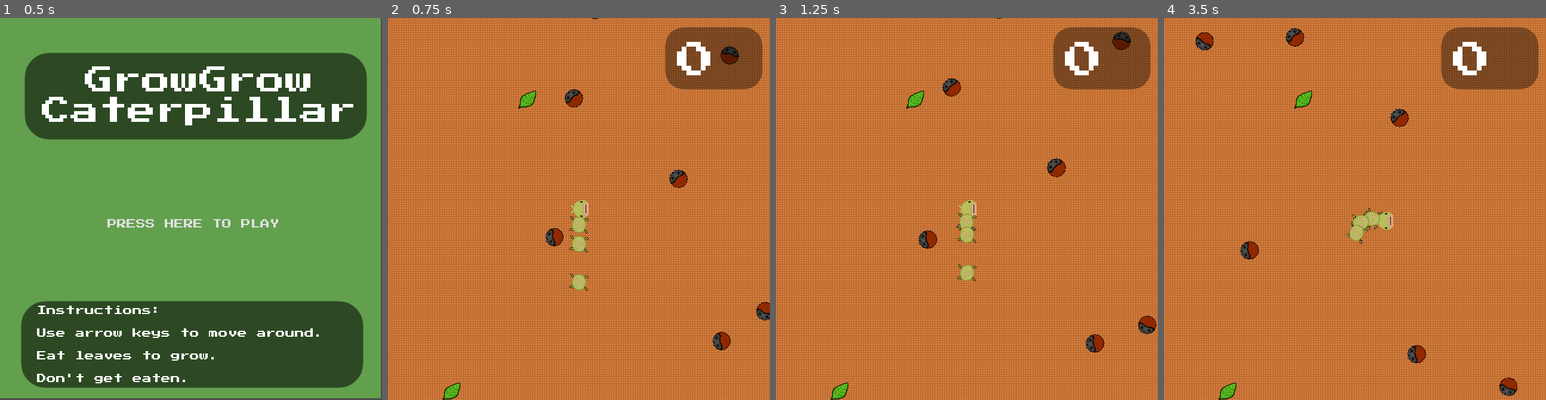
Above: before the commit, frames 1-4 (left to right).
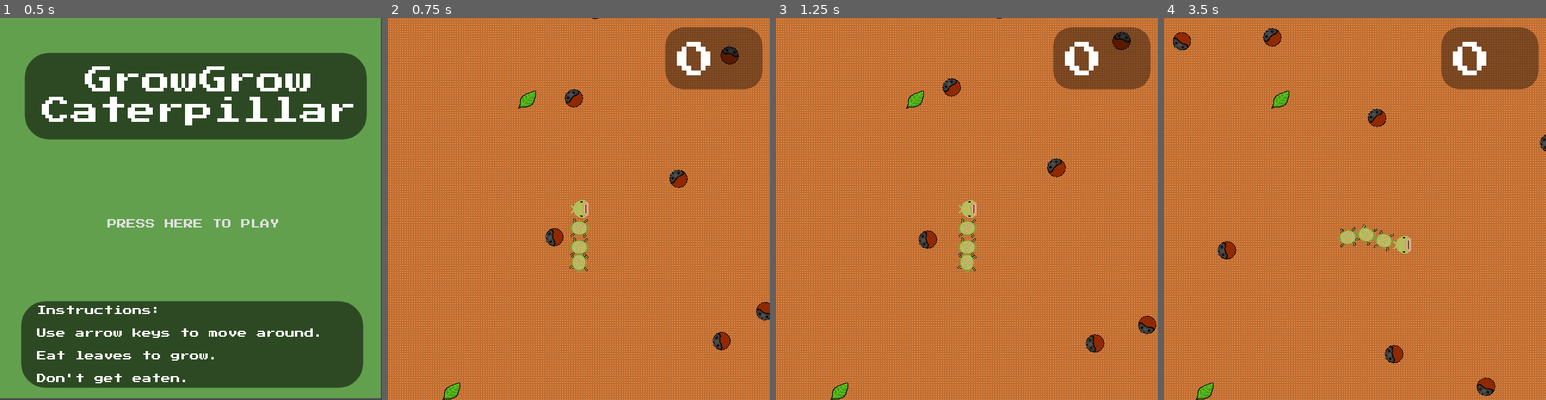
Above: after the commit, the same moments.

Repository: thatnick/grow-grow
Game: Godot game, scene res://scenes/Start.tscn
The game is run twice, just before and just after one commit, with the same random seed, the same clock (stepped at 60 frames per second) and the same inputs.
Inputs:
- Up to frame 1 (0.5 s): no input
- Up to frame 2 (0.75 s): click "PRESS HERE TO PLAY" at 0.5 s
- Up to frame 3 (1.25 s): no input
- Up to frame 4 (3.5 s): hold Right (ui_right) 1.28-2.03 s; hold Down (ui_down) 2.03-2.78 s; hold Right (ui_right) from 2.78 s (still down)

Frame 1 is identical in both runs. In frame 2, 0.6% of the frame differs, in the area x 47-53%, y 51-72%; in frame 3, 0.6%; in frame 4, 50%, in the area x 0-100%, y 0-100%.

Commit message:
Accelerate tail pieces the more they lag behind

Diff:
--- a/scenes/Head.tscn
+++ b/scenes/Head.tscn
@@ -5,7 +5,7 @@
 [ext_resource path="res://scenes/Camera.tscn" type="PackedScene" id=3]
 
 [sub_resource type="CircleShape2D" id=1]
-radius = 13.0
+radius = 14.9513
 
 [node name="PhysicHead" type="KinematicBody2D"]
 collision_mask = 17
--- a/scenes/Tail.tscn
+++ b/scenes/Tail.tscn
@@ -4,7 +4,7 @@
 [ext_resource path="res://sprites/player/colinbody1.png" type="Texture" id=2]
 
 [sub_resource type="CircleShape2D" id=1]
-radius = 9.58482
+radius = 12.9365
 
 [node name="PhysicTail" type="KinematicBody2D"]
 script = ExtResource( 1 )
--- a/scripts/Head.gd
+++ b/scripts/Head.gd
@@ -2,11 +2,10 @@
 
 var velocity = Vector2(0, 0)
 var direction = Vector2().angle()
-var speed = 100
 
 func get_input():
-	speed = get_parent().speed
 	velocity = Vector2()
+	var moving = false
 	if Input.is_action_pressed("ui_right"):
 		velocity.x += 1
 		direction = velocity.angle()
@@ -19,7 +18,8 @@
 	if Input.is_action_pressed("ui_up"):
 		velocity.y -= 1
 		direction = velocity.angle()
-	velocity = velocity.normalized() * speed
+
+	velocity = velocity.normalized() * get_parent().speed
 
 func _physics_process(delta):
 	get_input()
@@ -28,4 +28,4 @@
 	set_rotation(direction)
 
 func hit():
-	print("You died?")
+	get_tree().change_scene("res://scenes/GameOver.tscn")
--- a/scripts/Main.gd
+++ b/scripts/Main.gd
@@ -23,7 +23,6 @@
 	spawn_collectable()
 
 func _on_EnemyTimer_timeout():
-	print("HELLO")
 	for i in 5:
 		spawn_enemy()
 
--- a/scripts/Tail.gd
+++ b/scripts/Tail.gd
@@ -1,27 +1,28 @@
 extends KinematicBody2D
 
-const GAP = 1
+const GAP = 32
 
 var parent_pos = Vector2()
 var pos = Vector2()
 var direction = Vector2()
-var speed = 100
 var velocity = Vector2(0,0)
 
 func _physics_process(delta):
+	var parent = get_parent().get_child(self.get_position_in_parent() - 1)
+	#get the child before me and make its position my parent's postion
+	parent_pos = parent.position
 
-	#get the child before me and make its position my parent's postion
-	parent_pos = get_parent().get_child(self.get_position_in_parent() - 1).position
-
-	pos = self.position
+	pos = position
 	direction = pos.direction_to(parent_pos)
 
+	var dist_to_parent = pos.distance_to(parent_pos)
 	#if my distance from parent is greater than GAP: change velocity to move me towards parent
-	if pos.distance_to(parent_pos) > GAP:
-		velocity = direction
+	if dist_to_parent > GAP:
+		velocity = direction.normalized()
 		set_rotation(direction.angle())
-	speed = get_parent().speed
-	velocity = move_and_slide(velocity * speed)
+		var speed_multiplier = dist_to_parent - GAP if dist_to_parent - GAP >= 1 else 1
+		print("multi " + str(speed_multiplier))
+		velocity = move_and_slide(velocity * (get_parent().speed * speed_multiplier))
 
 func hit():
 	queue_free()
--- a/scripts/player.gd
+++ b/scripts/player.gd
@@ -2,20 +2,18 @@
 
 var tail = preload("res://scenes/Tail.tscn")
 
-const SPEED_FACTOR = 7.5
-var speed  = 0
+#const SPEED_FACTOR = 1.1
+var speed  = 80
 var score = 0
 
-
-func _ready():
-	_update_speed()
-
-func _physics_process(delta):
-	_update_speed()
+#func _ready():
+#	_update_speed()
+#
+#func _physics_process(delta):
+#	_update_speed()
 
 
 func _on_Collectable_collected(value):
-	print("collected thing with value: " + str(value))
 	score += value
 	add_tail()
 
@@ -24,7 +22,8 @@
 	var last_tail = get_child(get_child_count() - 1)
 	var offset = Vector2(cos(last_tail.rotation + PI), sin(last_tail.rotation + PI)) * 32
 	new_tail.position = last_tail.position + offset
+	speed += 3
 	add_child(new_tail)
 
-func _update_speed():
-	speed = self.get_child_count() * SPEED_FACTOR
+#func _update_speed():
+#	speed = get_child_count() * SPEED_FACTOR if get_child_count() > 4  else 4 * SPEED_FACTOR
Binary file changed: sprites/player/colinbody1.png
